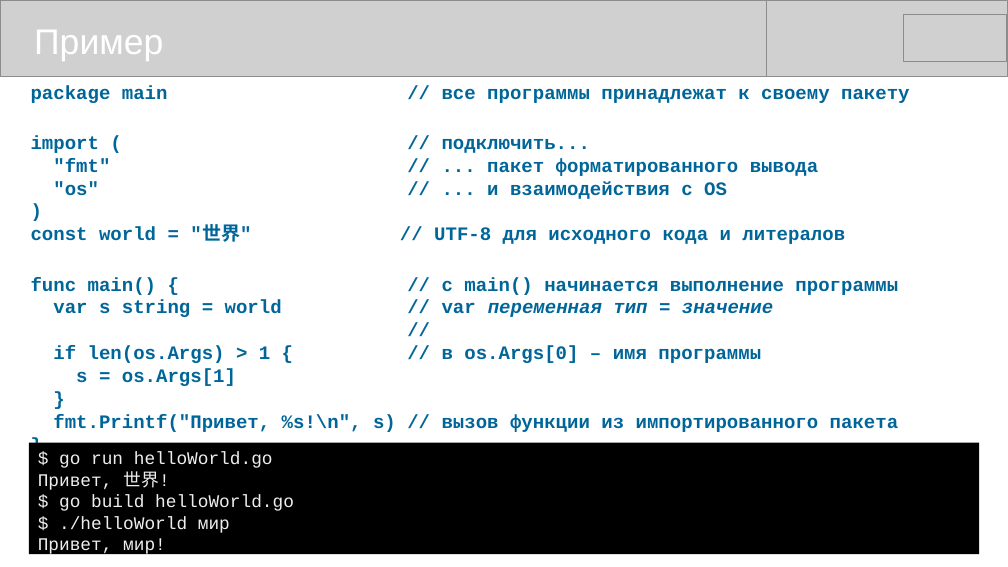
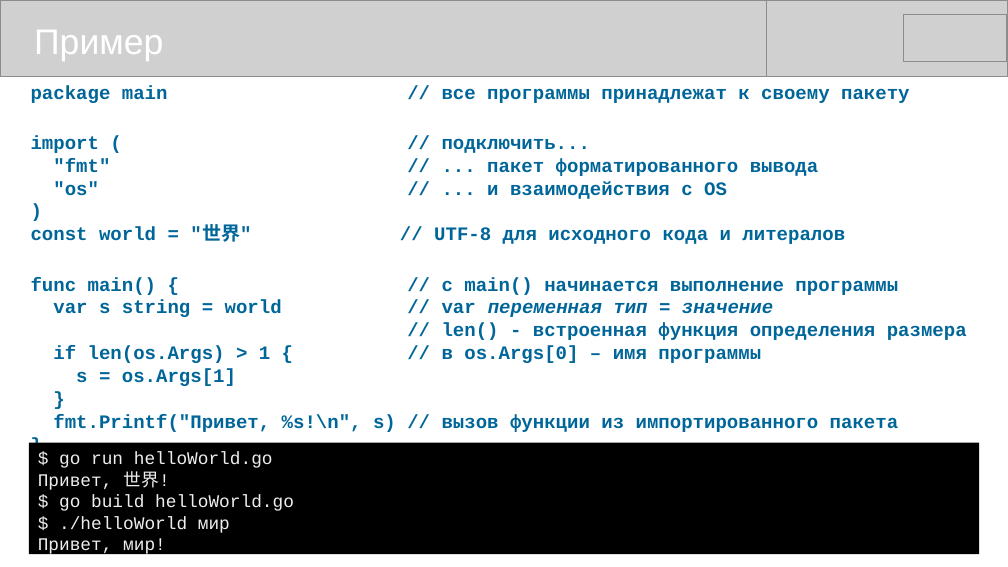
Before and after one commit to mike-shock/Go_language, a slide deck: slide 8 of Go_Intro.odp. Drawn at 1008x567 pixels with LibreOffice and Linux fonts; fonts in the diff are those of the drawing; grey boxes stand for pictures. Boxes give left, top, right and bottom in pixels: in the first picture for what was removed or moved away, otherwise in the second. Text is boxed around its words. In the diff, an @@ line names an element or a change of style, - is before the commit and + after.

```diff
--- a/Go_Intro.odp
+++ b/Go_Intro.odp
@@ text at [442,323,967,340]: text changed @@
-//
+// len() - встроенная функция определения размера
```
Also in this commit, not shown: 5 other slides changed, 4 slides added.
